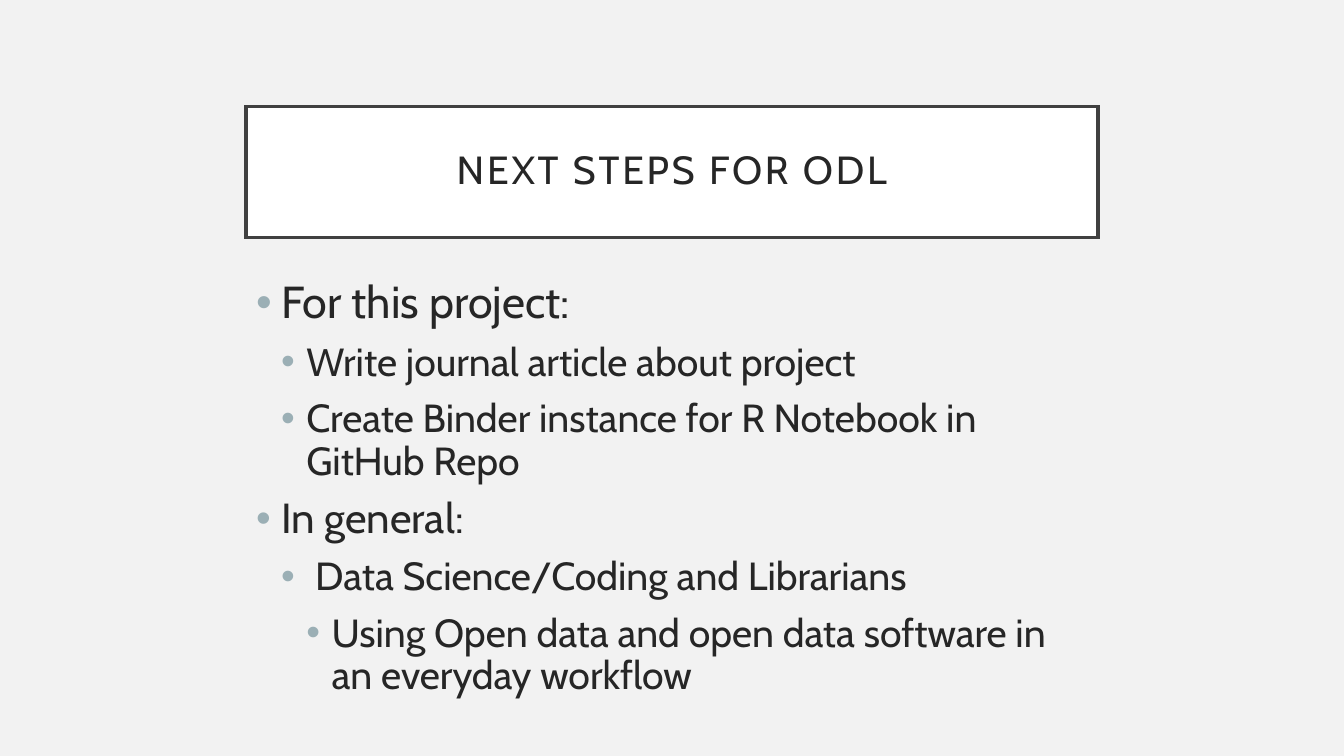
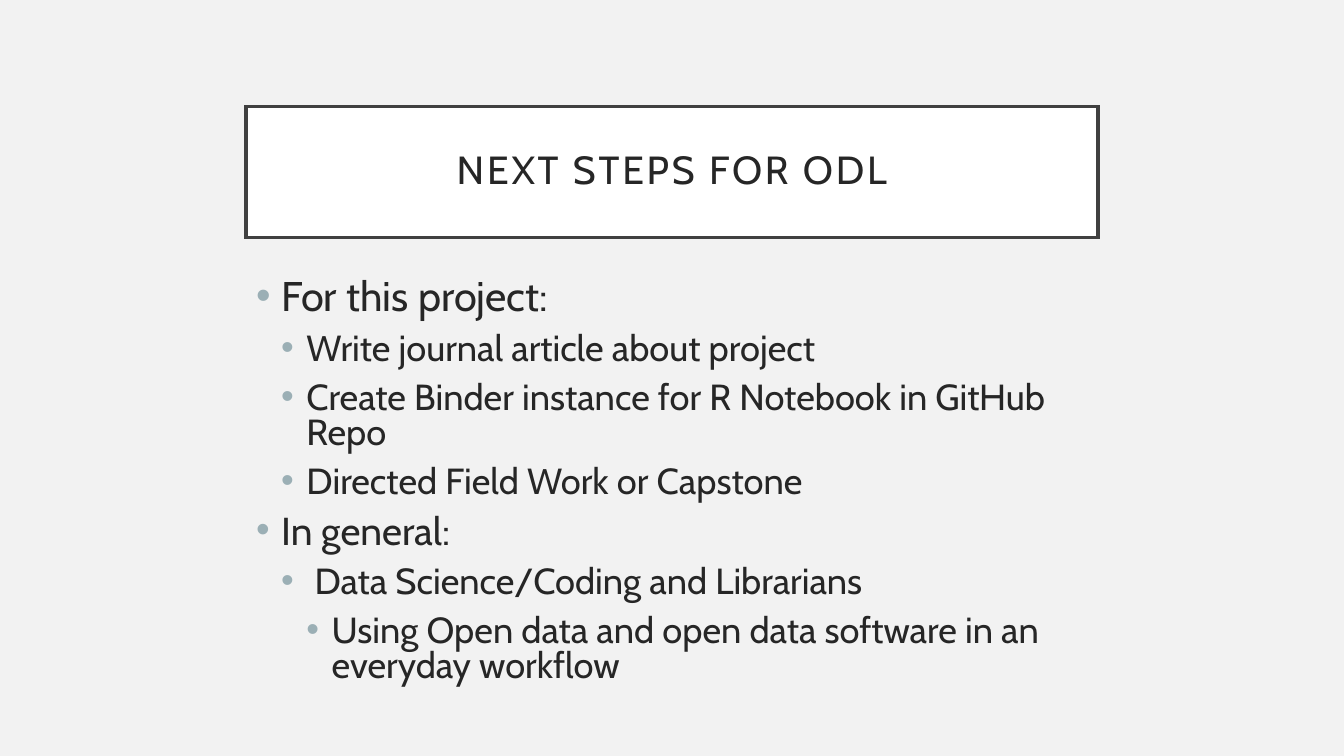
Before and after one commit to OpenDataLiteracy/SPL-KO, a slide deck: slide 15 of ODL_showcasepres.pptx. Drawn at 1344x756 pixels with LibreOffice and Linux fonts; fonts in the diff are those of the drawing. Boxes give left, top, right and bottom in pixels: in the first picture for what was removed or moved away, otherwise in the second. Text is boxed around its words. In the diff, an @@ line names an element or a change of style, - is before the commit and + after.

Commit message:
Final draft of slides

```diff
--- a/ODL_showcasepres.pptx
+++ b/ODL_showcasepres.pptx
@@ text at [281, 280, 1045, 686]: size 32 to 29.6 pt in "For this project:"; size 28 to 25.9 pt in "Write journal article about project", "Create Binder instance for R Notebook in ...", "Data Science/Coding and Librarians", "Using Open data and open data software ..."; size 30 to 27.8 pt in "In general:"; line spacing 0.9 to 0.8 @@
@@ text at [306, 466, 803, 502]: paragraph added @@
+  • Directed Field Work or Capstone
```
